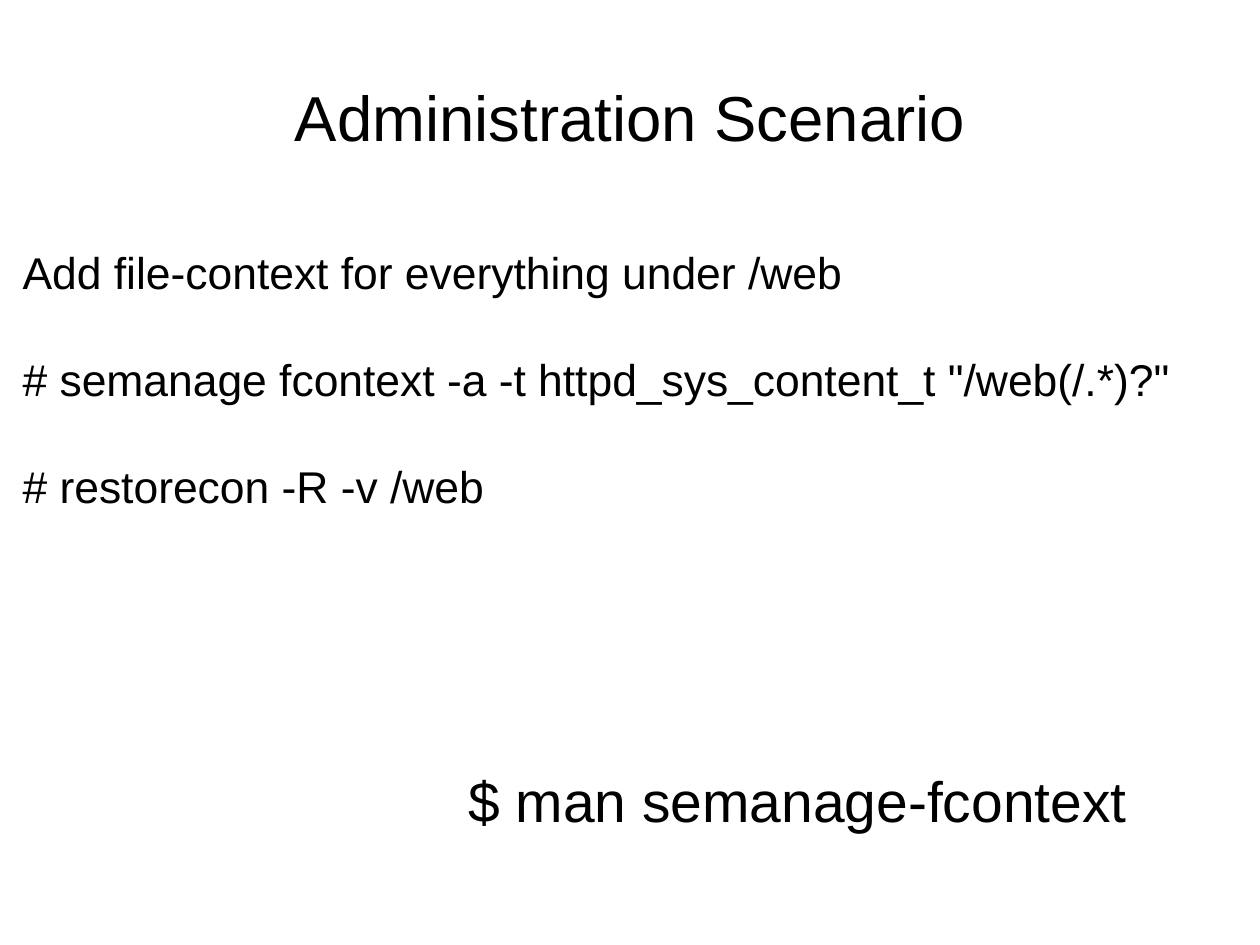
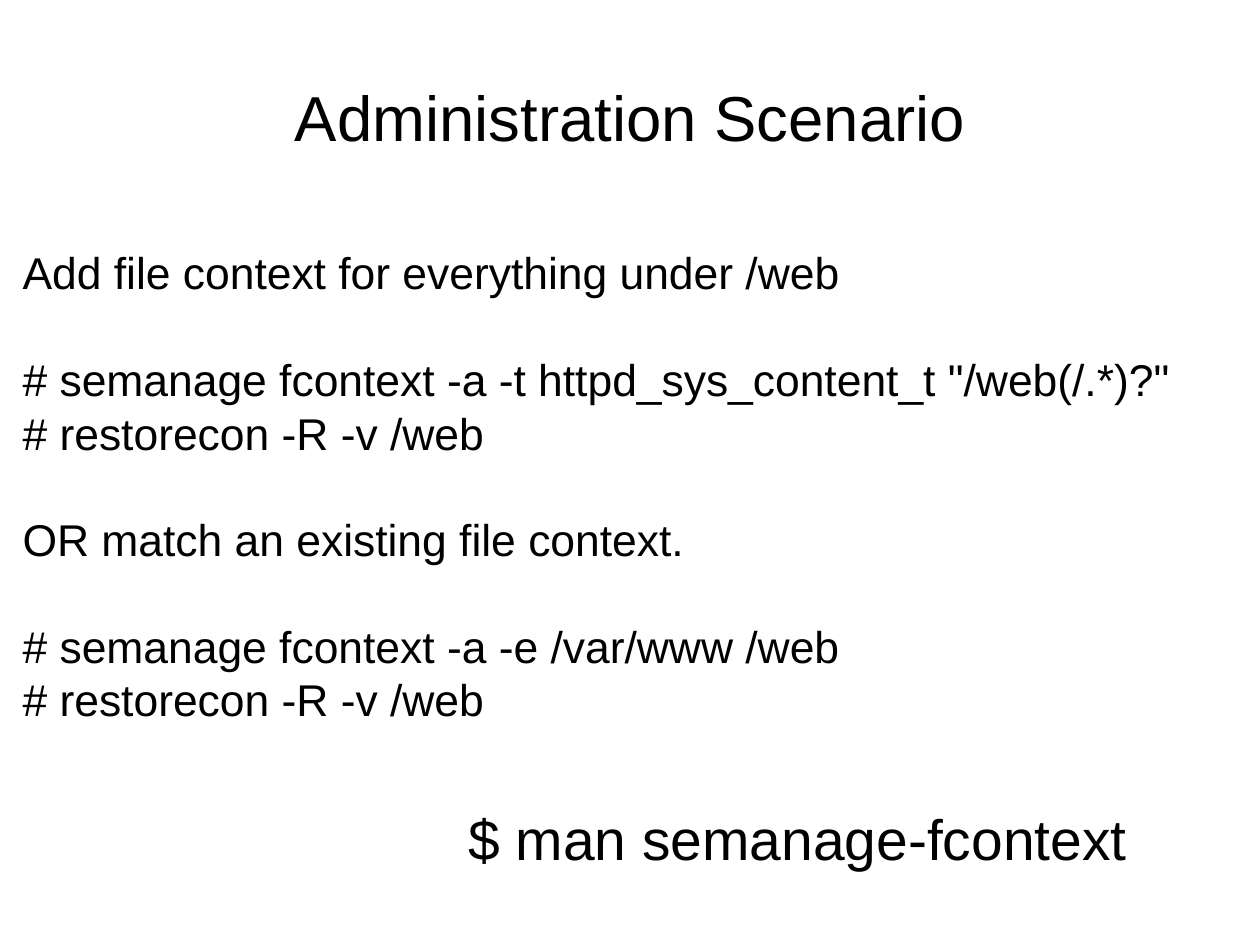
Before and after one commit to laubersm/LauberSolutions, a slide deck: slide 22 of SELinux/ItsAboutTheLabels-screen4-3.odp (slide 19 before the commit). Drawn at 1260x945 pixels with LibreOffice and Linux fonts; fonts in the diff are those of the drawing. Boxes give left, top, right and bottom in pixels: in the first picture for what was removed or moved away, otherwise in the second. Text is boxed around its words. In the diff, an @@ line names an element or a change of style, - is before the commit and + after.

```diff
--- a/SELinux/ItsAboutTheLabels-screen4-3.odp
+++ b/SELinux/ItsAboutTheLabels-screen4-3.odp
@@ text at (23,256,839,299): text changed @@
-Add file-context for everything under /web
+Add file context for everything under /web
@@ text at (23,523,839,717): paragraphs added @@
+OR match an existing file context.
+# semanage fcontext -a -e /var/www /web
+# restorecon -R -v /web
@@ text "$ man semanage-fcontext": place and size @@
-text "$ man semanage-fcontext" at (516,780,1126,833)
+text "$ man semanage-fcontext" at (516,818,1126,871)
```
Also in this commit, not shown: 7 other slides changed, 6 slides added, 2 other files.
